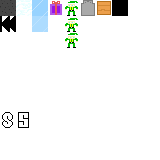
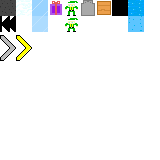
Layers edited between the first and the second 160 x 160 image:
painted on "ice fg solid" over [128, 16, 142, 31]
added layer "water fg" (64%) above "ice fg" over [128, 16, 144, 32]
painted on "Layer" over [0, 0, 144, 128]
